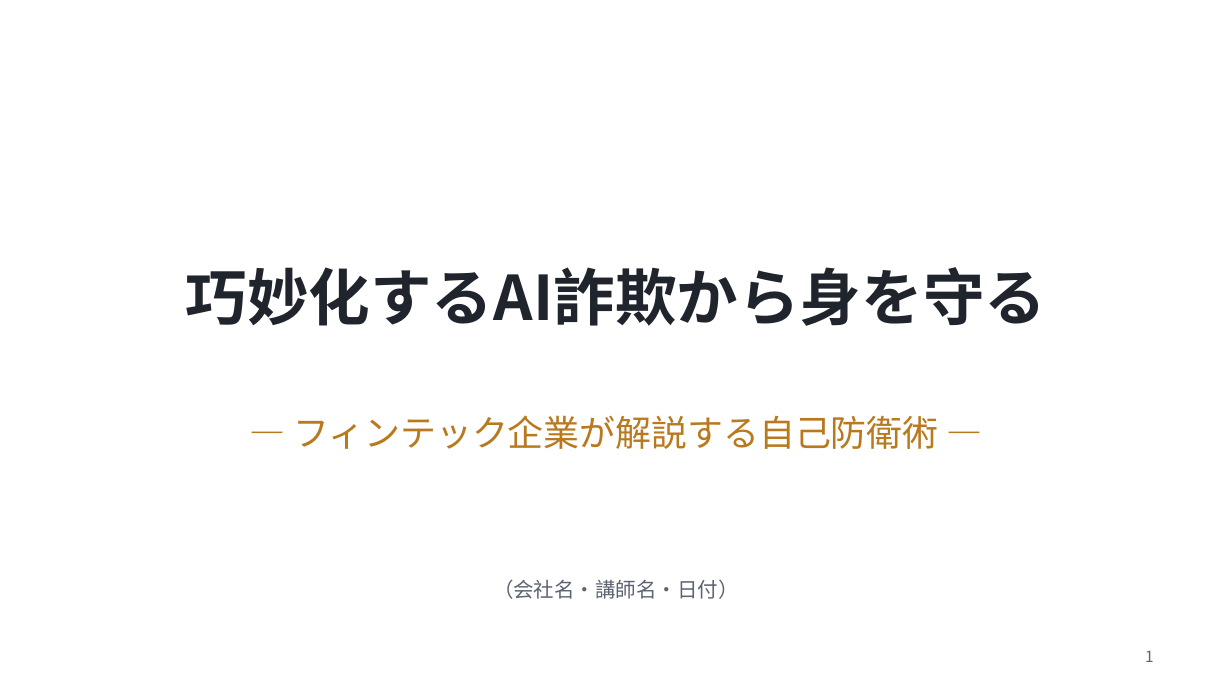
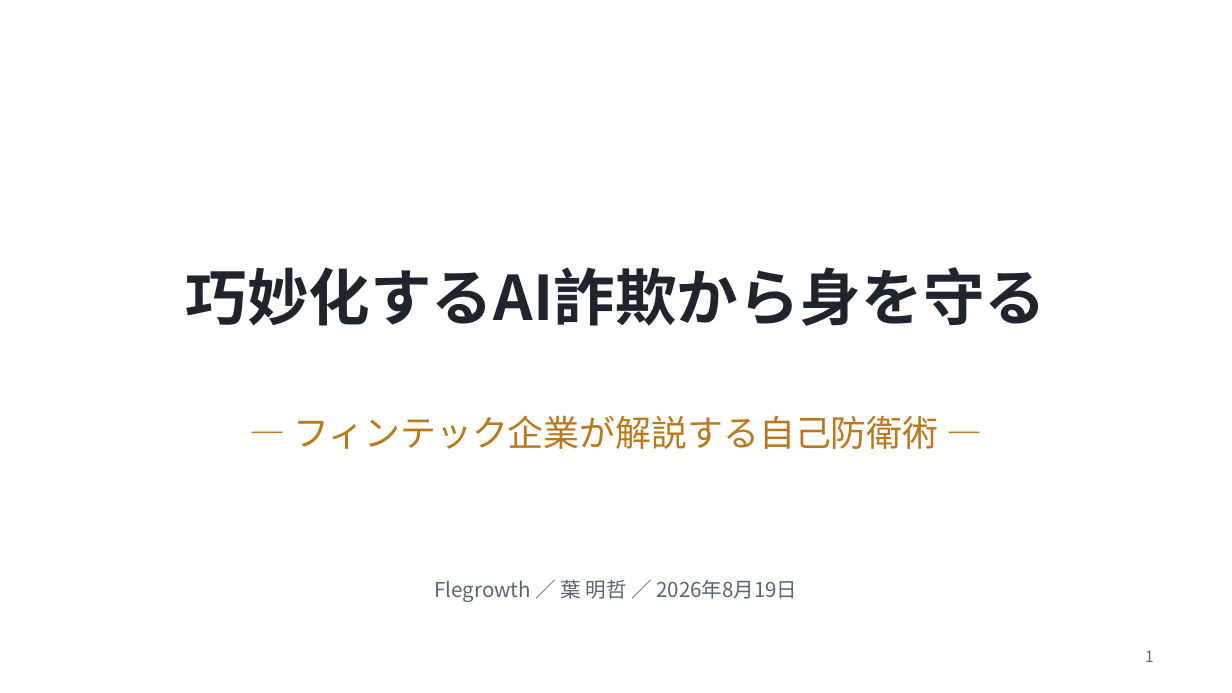
Before and after one commit to meitekku/deepfake-talk-v2, a slide deck: slide 1 of slides/deepfake-talk.pptx. Drawn at 1232x693 pixels with LibreOffice and Linux fonts; fonts in the diff are those of the drawing. Boxes give left, top, right and bottom in pixels: in the first picture for what was removed or moved away, otherwise in the second. Text is boxed around its words. In the diff, an @@ line names an element or a change of style, - is before the commit and + after.

Commit message:
表紙に会社名・講師名・日付を記載 (Flegrowth/葉 明哲/2026年8月19日)

```diff
--- a/slides/deepfake-talk.pptx
+++ b/slides/deepfake-talk.pptx
@@ text at box(435, 579, 797, 602): text changed @@
-（会社名・講師名・日付）
+Flegrowth ／ 葉 明哲 ／ 2026年8月19日
```
Also in this commit, not shown: 3 other files.
